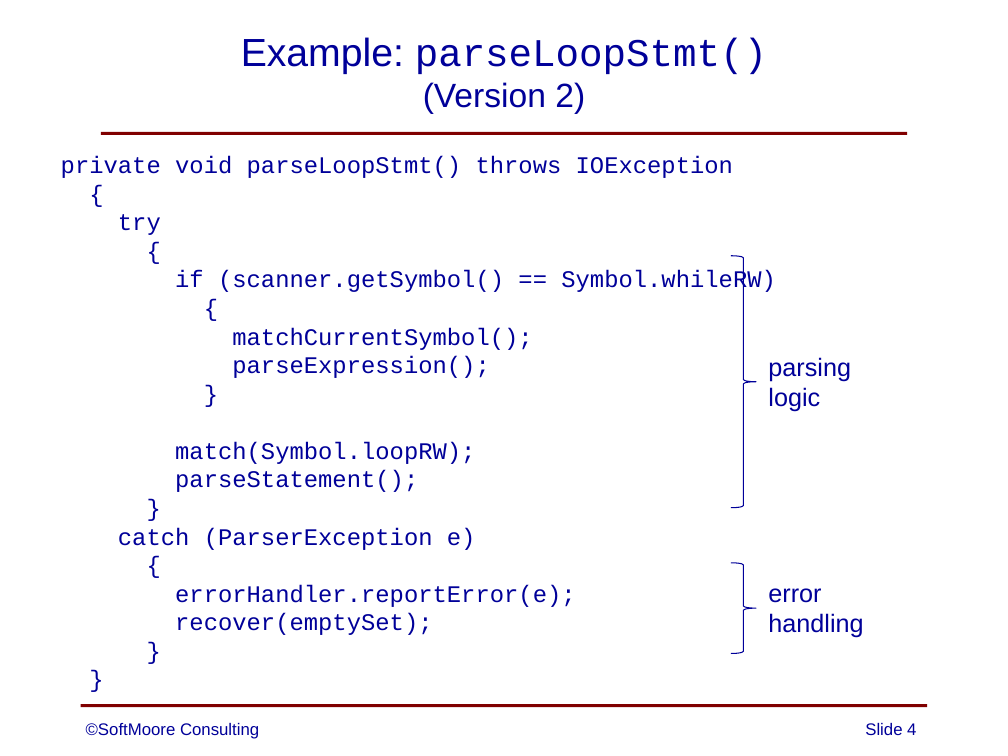
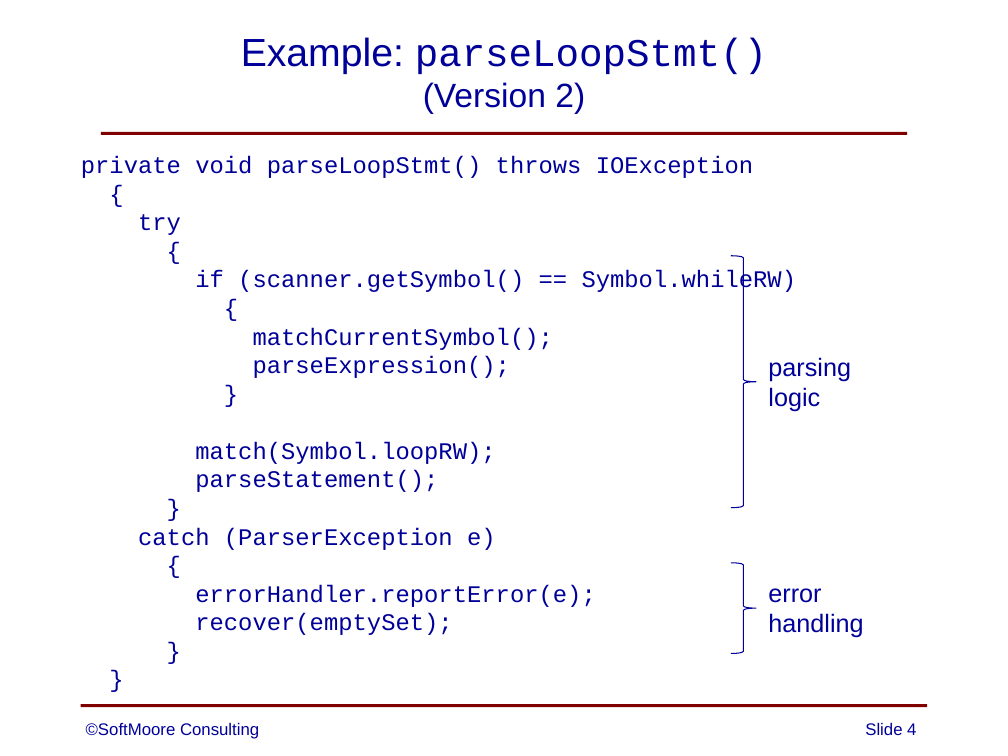
Before and after one commit to SoftMoore/CPRL-Java-3rd, a slide deck: slide 4 of PowerPoints/06 - Syntax Analysis.pptx. Drawn at 1008x756 pixels with LibreOffice and Linux fonts; fonts in the diff are those of the drawing. Boxes give left, top, right and bottom in pixels: in the first picture for what was removed or moved away, otherwise in the second. Text is boxed around its words. In the diff, an @@ line names an element or a change of style, - is before the commit and + after.

```diff
--- a/PowerPoints/06 - Syntax Analysis.pptx
+++ b/PowerPoints/06 - Syntax Analysis.pptx
@@ text "private void parseLoopStmt() throws IOException" at bbox=[81, 156, 797, 635]: indent changed @@
```
Also in this commit, not shown: 4 other slides changed.
